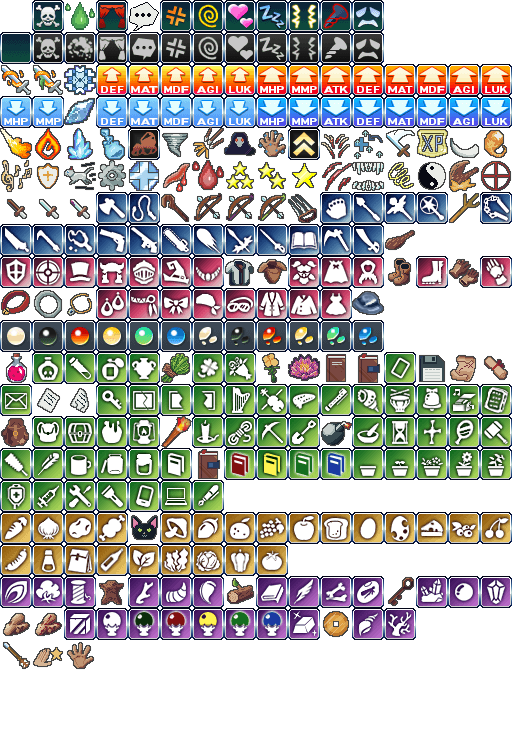
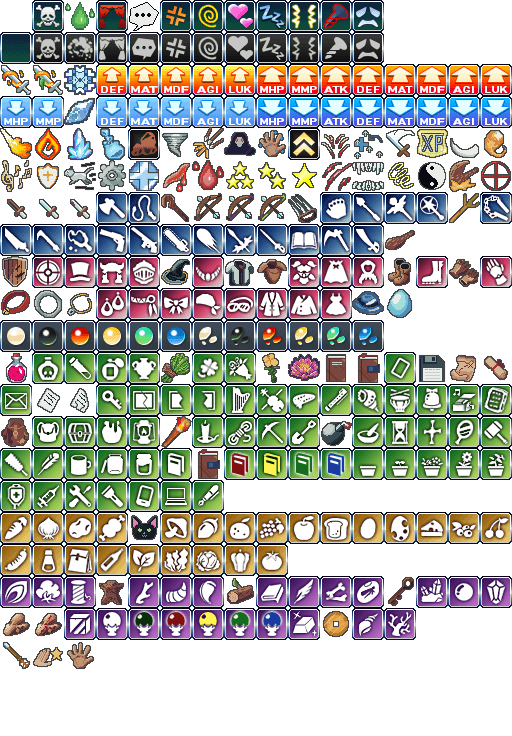
The second 512 x 736 image is a revision of the first. Changes to its layers:
added layer "Shield" above "Witch Hat" over left=3, top=257, right=27, bottom=286
added layer "Witch Hat" above "Egg" over left=162, top=260, right=189, bottom=284
added layer "Egg" above "Mute" over left=386, top=288, right=413, bottom=319
painted on "Hoa's Hat" over left=353, top=291, right=383, bottom=314
painted on "Layer 1" over left=0, top=256, right=192, bottom=288
